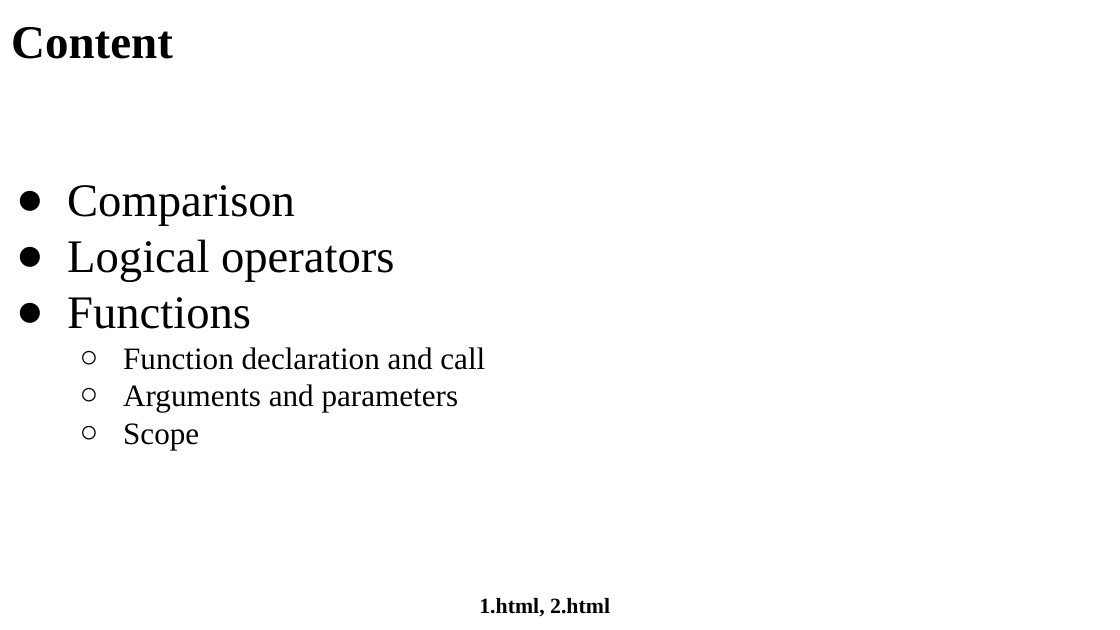
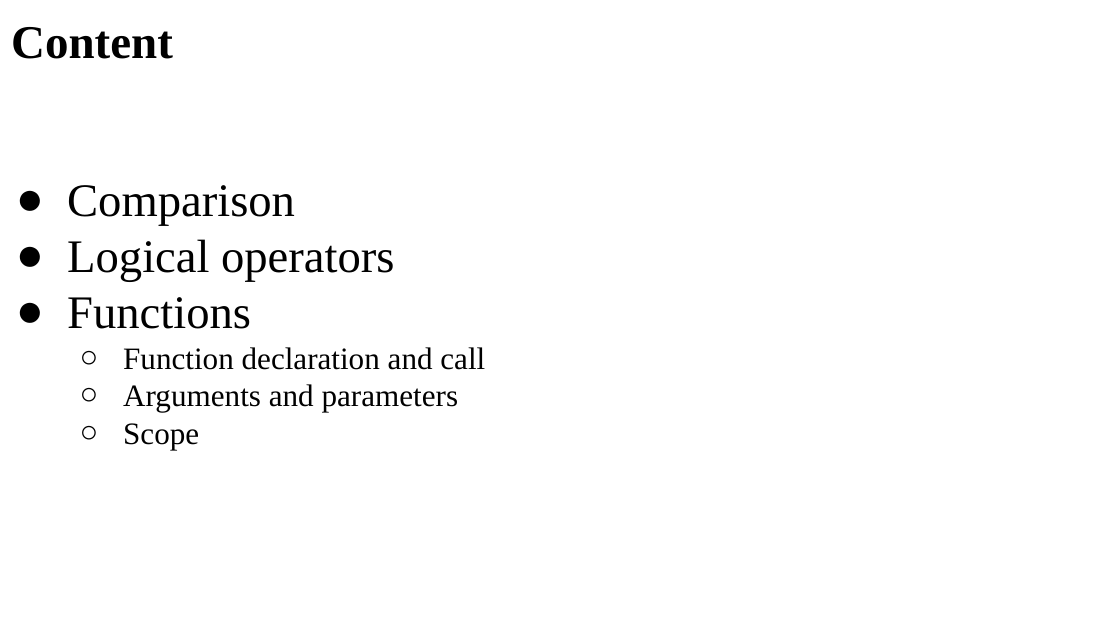
Before and after one commit to manglayev/nu-courses-material, a slide deck: slide 2 of CSCI-111/week-7/week-7-lecture/week-7-lecture.pptx. Drawn at 1120x630 pixels with LibreOffice and Linux fonts; fonts in the diff are those of the drawing. Boxes give left, top, right and bottom in pixels: in the first picture for what was removed or moved away, otherwise in the second. Text is boxed around its words. In the diff, an @@ line names an element or a change of style, - is before the commit and + after.

```diff
--- a/CSCI-111/week-7/week-7-lecture/week-7-lecture.pptx
+++ b/CSCI-111/week-7/week-7-lecture/week-7-lecture.pptx
@@ text removed at [479,598,610,616] @@
-1.html, 2.html
```
Also in this commit, not shown: 10 other slides changed, 10 other files.
